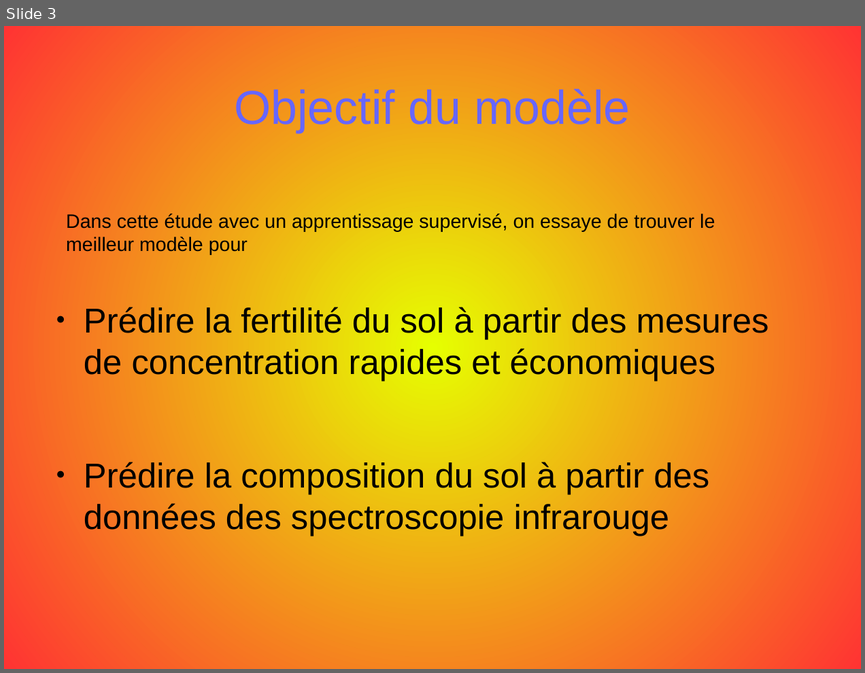
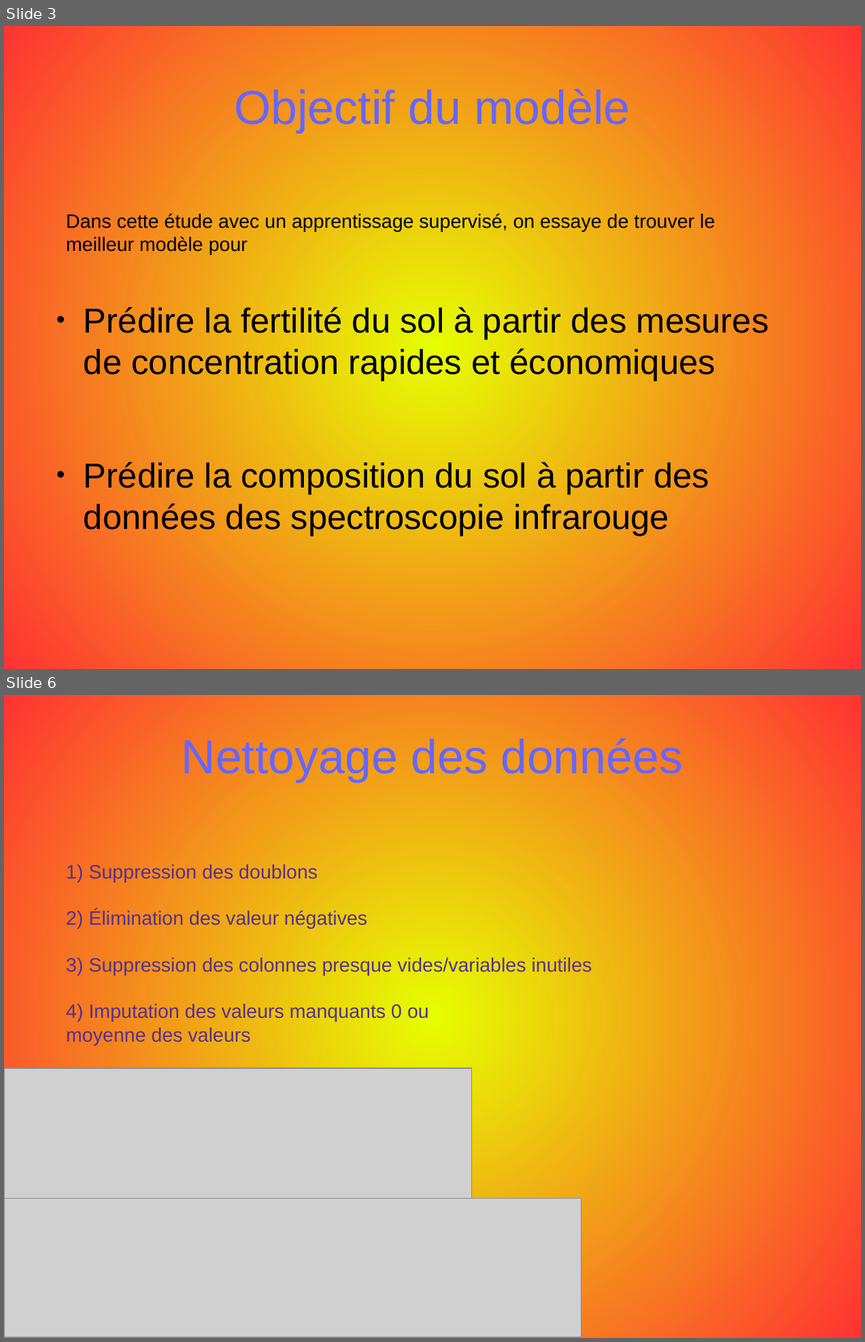
Before and after one commit to opsabarsec/African-soil-chemistry, a slide deck: documents/P7_presentation.odp. Shown one above the other, each under a label of ours: slide 3 before the commit, slides 3 and 6 after it; the slides between them are not shown. The pictures are 865x673 and 865x1342 pixels, drawn with LibreOffice and Linux fonts; fonts in the diff are those of the drawing; grey boxes stand for pictures. Boxes give left, top, right and bottom in pixels: in the first picture for what was removed or moved away, otherwise in the second. Text is boxed around its words. In the diff, an @@ line names an element or a change of style, - is before the commit and + after.

```diff
--- a/documents/P7_presentation.odp
+++ b/documents/P7_presentation.odp
@@ slide 6 added at (4, 695, 861, 1338), background gradient #E6FF00 to #FF3333 @@
@@ title added at (181, 738, 683, 782), 44 pt, text #6666FF @@
+Nettoyage des données
@@ text added at (66, 864, 592, 1045), 18 pt, text #55308D @@
+1) Suppression des doublons
+2) Élimination des valeur négatives
+3) Suppression des colonnes presque vides/variables inutiles
+4) Imputation des valeurs manquants 0 ou
+moyenne des valeurs
@@ picture added at (4, 1068, 471, 1337) @@
@@ picture added at (4, 1199, 581, 1338) @@
```
Also in this commit, not shown: 3 slides changed, 4 other slides added, 1 slide removed, 7 other files.
